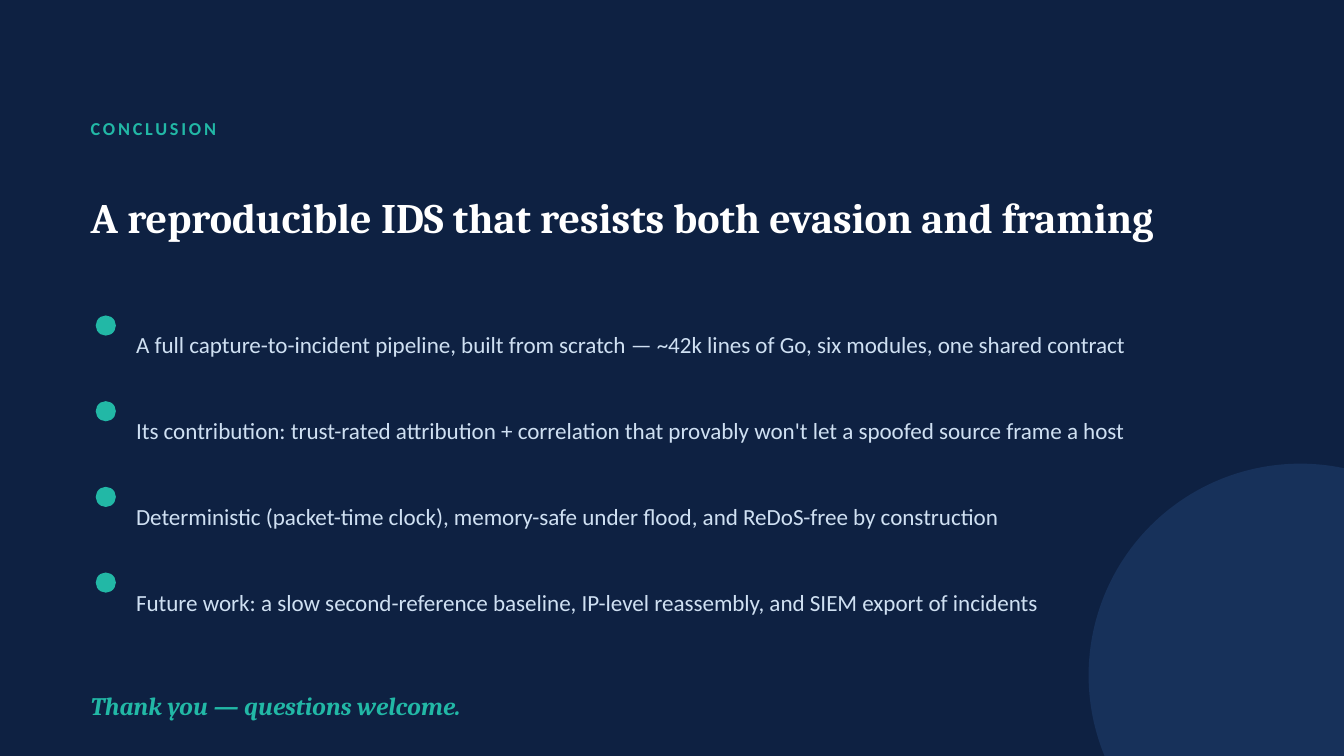
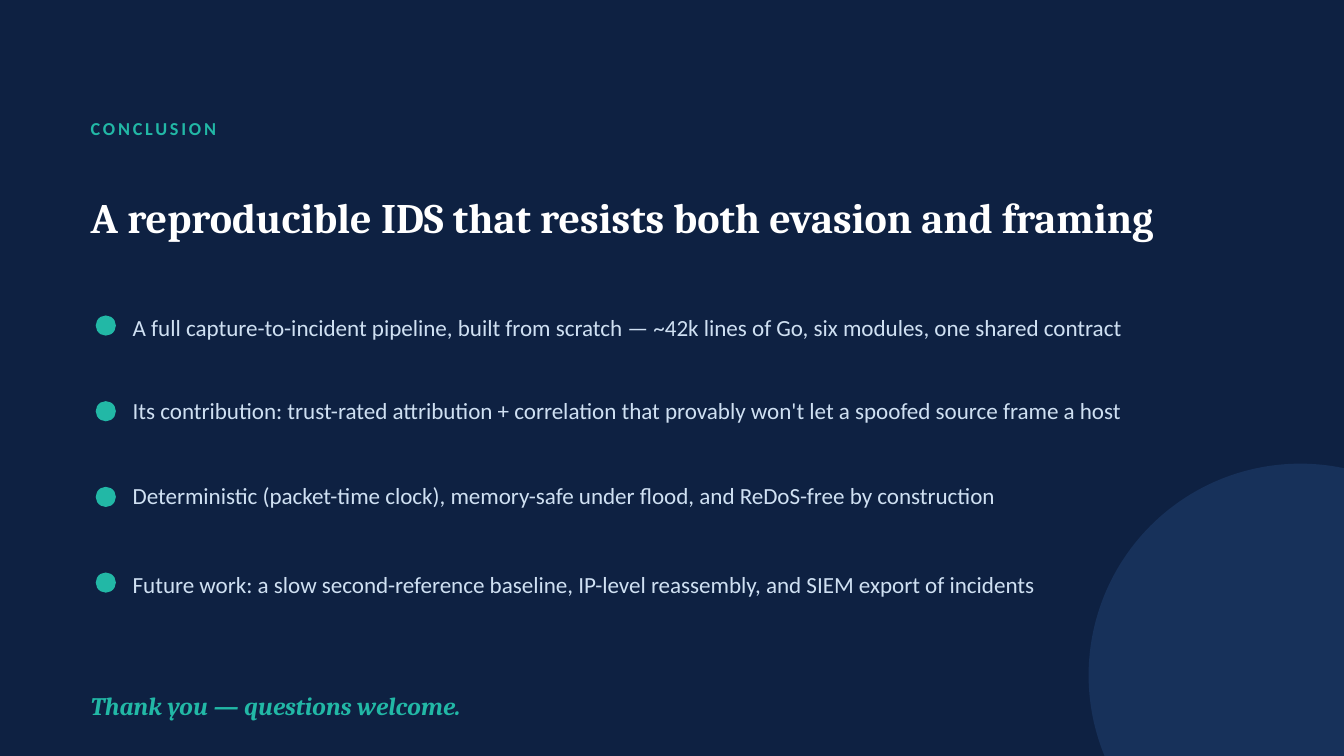
Before and after one commit to bUrn-1337/intrusion-detection-system, a slide deck: slide 10 of submission/slides.pptx. Drawn at 1344x756 pixels with LibreOffice and Linux fonts; fonts in the diff are those of the drawing. Boxes give left, top, right and bottom in pixels: in the first picture for what was removed or moved away, otherwise in the second. Text is boxed around its words. In the diff, an @@ line names an element or a change of style, - is before the commit and + after.

```diff
--- a/submission/slides.pptx
+++ b/submission/slides.pptx
@@ text "A full capture-to-incident pipeline, built ...": place and size @@
-text "A full capture-to-incident pipeline, built ..." at [136, 337, 1124, 357]
+text "A full capture-to-incident pipeline, built ..." at [133, 320, 1121, 340]
@@ 3 texts: place and size @@
-3 texts at [136, 423, 1124, 615]
+3 texts at [133, 403, 1121, 597]
```
Also in this commit, not shown: 1 other slide changed, 4 other files.
